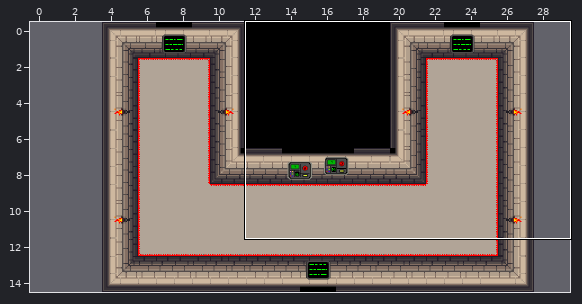
Tiled map (JSON) -- assets/map/tutorial1.json. Above: a wide view before the commit, with the close-up outlined.
Close-up. Before:
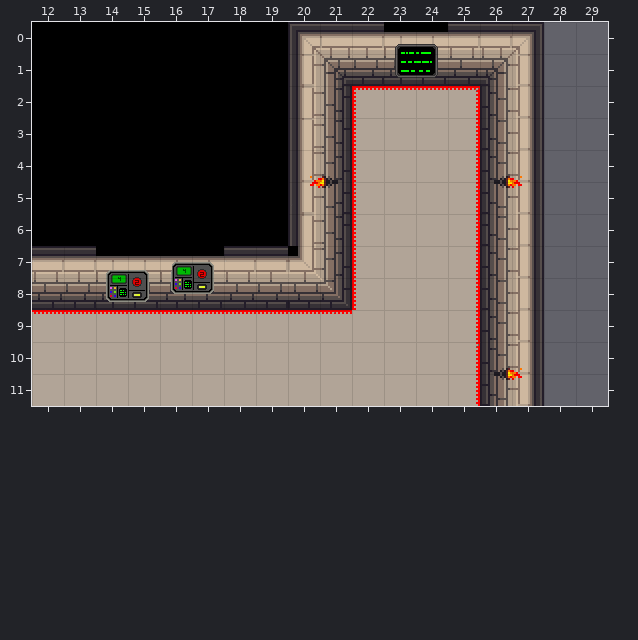
Cells are 32x32 px. Shown: x 12..29, y 0..11. The commit also changed other parts of the map, which this record leaves out. Tiles whose own drawing changed are shown in their newer look in all pictures. The old version is drawn lined up with the new one.
The same view after the edit:
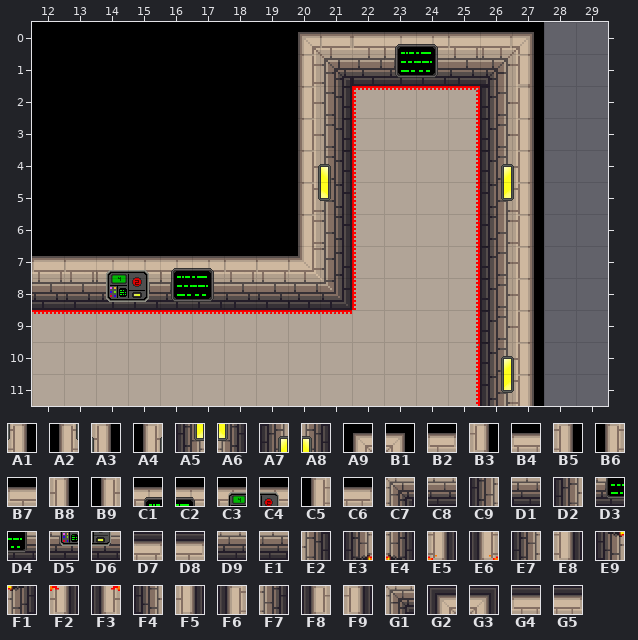
Key: from "tileset": A1 8 flipped on the other diagonal, A2 8 turned 270, A3 9 flipped on the other diagonal, A4 9 turned 270, A5 36 flipped on the other diagonal, A6 36 turned 270, A7 37 flipped on the other diagonal, A8 37 turned 270, A9 112, B1 112 turned 90, B2 113, B3 113 turned 90, B4 114 flipped left-right, B5 114 flipped on the other diagonal, B6 114 turned 270, B7 115 flipped left-right, B8 115 flipped on the other diagonal, B9 115 turned 270, C1 116, C2 117, C3 128, C4 129, C5 140, C6 140 turned 90, C7 141, C8 142 flipped left-right, C9 142 flipped on the other diagonal, D1 143 flipped left-right, D2 143 flipped on the other diagonal, D3 144, D4 145, D5 156, D6 157, D7 248, D8 249, D9 276, E1 277, E2 281, E3 288, E4 288 flipped left-right, E5 289, E6 289 flipped left-right, E7 306, E8 307, E9 316, F1 316 flipped left-right, F2 317, F3 317 flipped left-right, F4 334, F5 335, F6 432, F7 433, F8 448 flipped up-down, F9 448 turned 180, G1 449 flipped up-down, G2 476 flipped up-down, G3 476 turned 180, G4 477 flipped up-down, G5 477 turned 180.
__ is an empty cell.
Diff:
{"change": "map size 32x15 -> 28x15 cells"}
{"where": "layer \"Wall\""}
{"y":0,"x":20,"old":"G2 G4 D8","new":"A9 B2 B7"}
{"y":0,"x":25,"old":"D7 G5 G3","new":"B4 C6 B1"}
{"y":1,"x":20,"old":"F8 G1 E1","new":"C5 C7 D1"}
{"y":1,"x":25,"old":"D9","new":"C8"}
{"y":1,"x":27,"old":"F9","new":"B3"}
{"y":2,"x":20,"old":"F6 F7","new":"B9 E2"}
{"y":2,"x":26,"old":"E7 E8","new":"D2 B8"}
{"y":3,"x":20,"old":"F6 F7","new":"B9 E2"}
{"y":3,"x":26,"old":"F4 F5","new":"D2 B8"}
{"y":4,"x":20,"old":"E6 E4","new":"A4 A8"}
{"y":4,"x":26,"old":"E3 E5","new":"A7 A3"}
{"y":5,"x":20,"old":"F3 F1","new":"A2 A6"}
{"y":5,"x":26,"old":"E9 F2","new":"A5 A1"}
{"y":6,"x":20,"old":"F6","new":"B6"}
{"y":6,"x":26,"old":"F4 F5","new":"C9 B5"}
{"y":7,"x":12,"old":"D7 D8","new":"B4 B4"}
{"y":7,"x":16,"old":"C3 C4 D7 D8","new":"C1 C2 B4 B4"}
{"y":7,"x":26,"old":"E7 E8","new":"D2 B8"}
{"y":8,"x":12,"old":"D9 E1","new":"C8 C8"}
{"y":8,"x":16,"old":"D5 D6 D9 E1","new":"D3 D4 C8 C8"}
{"y":8,"x":26,"old":"F4 F5","new":"D2 B8"}
{"y":9,"x":26,"old":"E7 E8","new":"D2 B8"}
{"y":10,"x":26,"old":"E3 E5","new":"A7 A3"}
{"y":11,"x":26,"old":"E9 F2","new":"A5 A1"}
{"label":"changed","picture_box":[171,22,384,308]}
{"label":"changed","picture_box":[448,22,544,406]}
{"label":"changed","picture_box":[32,246,96,308]}
